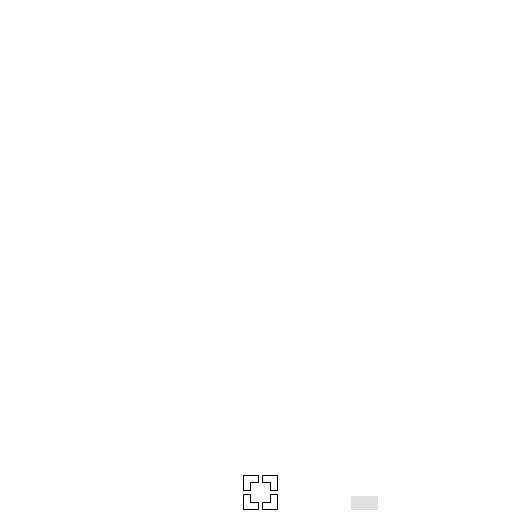
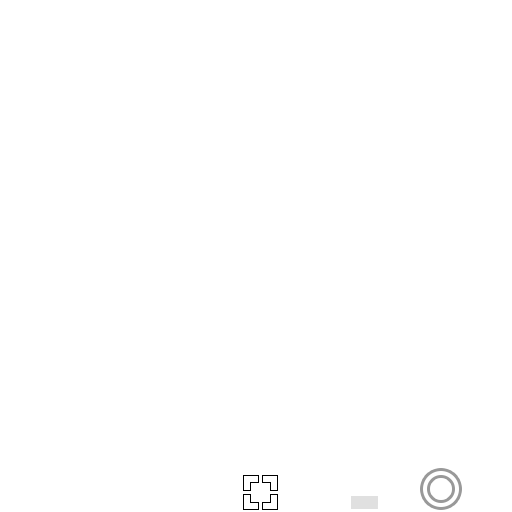
Two versions of the same layered image (512×512). Layer-by-layer changes:
removed group "Speed Note" (1st of 2, in "组 1") (2 layers) from group "组 1" over (x1=351, y1=509, x2=378, y2=510)
removed layer "Dark" (was 12%) from group "Speed Note" over (x1=351, y1=509, x2=378, y2=510)
added layer "Pivot Ring" in group "组 1" over (x1=423, y1=471, x2=459, y2=507)
